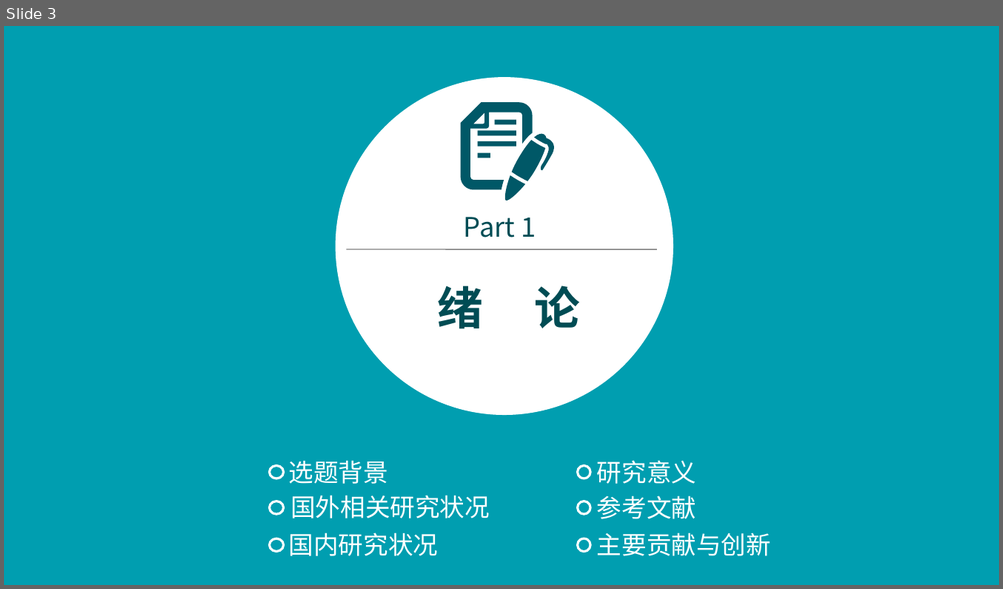
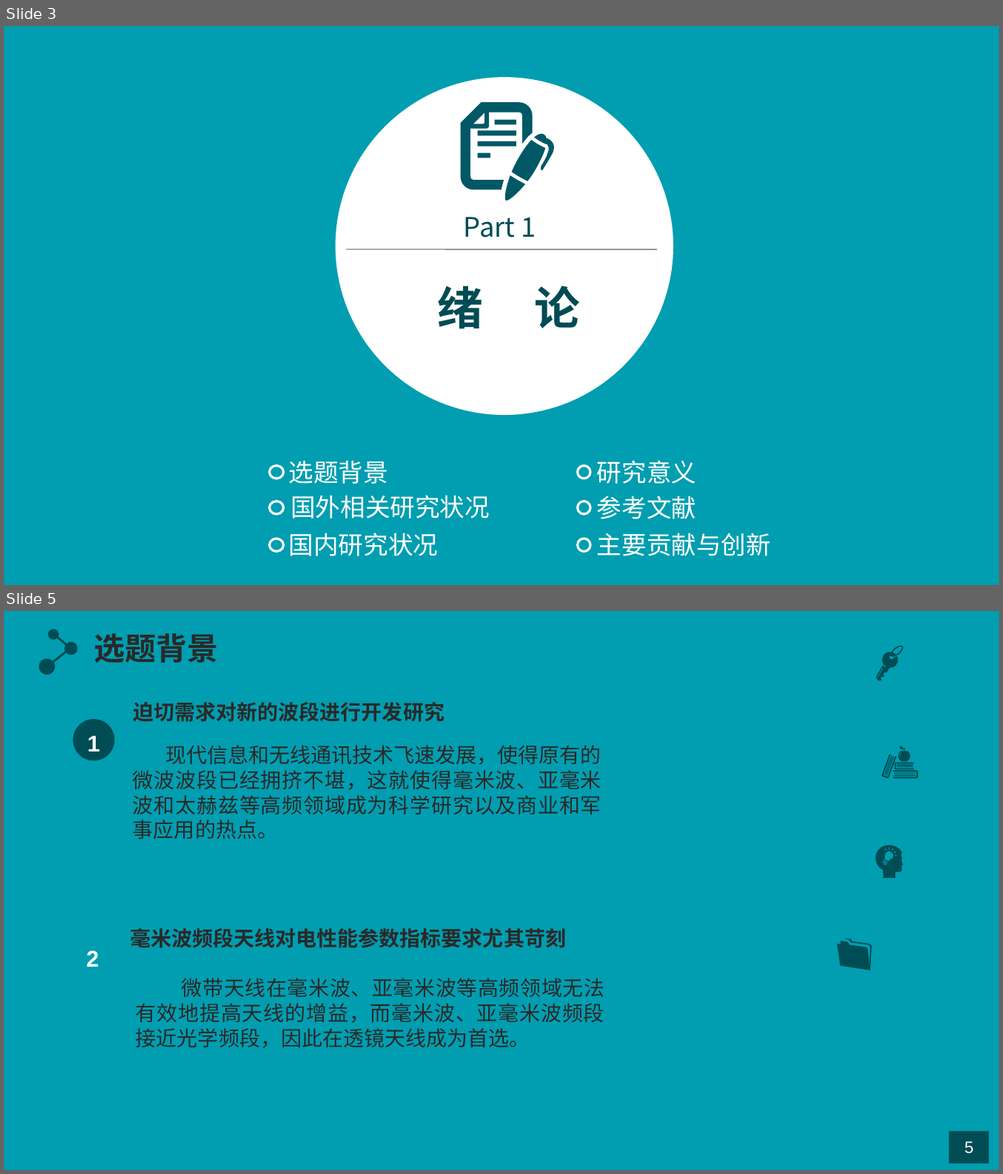
Before and after one commit to Brace-orange/cst_biye, a slide deck: 毕业设计ppt.pptx. Shown one above the other, each under a label of ours: slide 3 before the commit, slides 3 and 5 after it; the slides between them are not shown. The pictures are 1003x589 and 1003x1174 pixels, drawn with LibreOffice and Linux fonts; fonts in the diff are those of the drawing; background and template pictures are left out. Boxes give left, top, right and bottom in pixels: in the first picture for what was removed or moved away, otherwise in the second. Text is boxed around its words. In the diff, an @@ line names an element or a change of style, - is before the commit and + after.

```diff
--- a/毕业设计ppt.pptx
+++ b/毕业设计ppt.pptx
@@ slide 5 added at [4, 611, 999, 1170], background picture (left out) @@
@@ freeform shape added at [39, 629, 78, 675], fill #004C54 @@
@@ text added at [94, 633, 218, 663], 30 pt, text #292929, bold @@
+选题背景
@@ freeform shape added at [876, 644, 904, 681], fill #004C54 @@
@@ ellipse added at [74, 719, 115, 761], fill #004C54, 22 pt, text #FFFFFF, bold @@
+1
@@ text added at [134, 702, 444, 722], 20 pt, text #292929, bold @@
+迫切需求对新的波段进行开发研究
@@ text added at [133, 745, 601, 840], 20 pt, text #292929 @@
+现代信息和无线通讯技术飞速发展，使得原有的微波波段已经拥挤不堪，这就使得毫米波、亚毫米波和太赫兹等高频领域成为科学研究以及商业和军事应用的热点。
@@ freeform shape added at [881, 746, 917, 779], fill #004C54 @@
@@ freeform shape added at [871, 844, 903, 878], fill #004C54 @@
@@ ellipse added at [72, 934, 114, 977], fill #009EB0, 22 pt, text #FFFFFF, bold @@
+2
@@ text added at [130, 928, 566, 948], 20 pt, text #292929, bold @@
+毫米波频段天线对电性能参数指标要求尤其苛刻
@@ freeform shape added at [836, 938, 871, 971], fill #004C54 @@
@@ text added at [136, 978, 604, 1048], 20 pt, text #292929 @@
+微带天线在毫米波、亚毫米波等高频领域无法有效地提高天线的增益，而毫米波、亚毫米波频段接近光学频段，因此在透镜天线成为首选。
@@ rectangle added at [948, 1131, 989, 1164], fill #004C54 @@
@@ page number added at [964, 1142, 973, 1154], 16 pt, text #FFFFFF @@
+5
```
Also in this commit, not shown: 2 slides changed, 1 other slide added, 13 other files.
